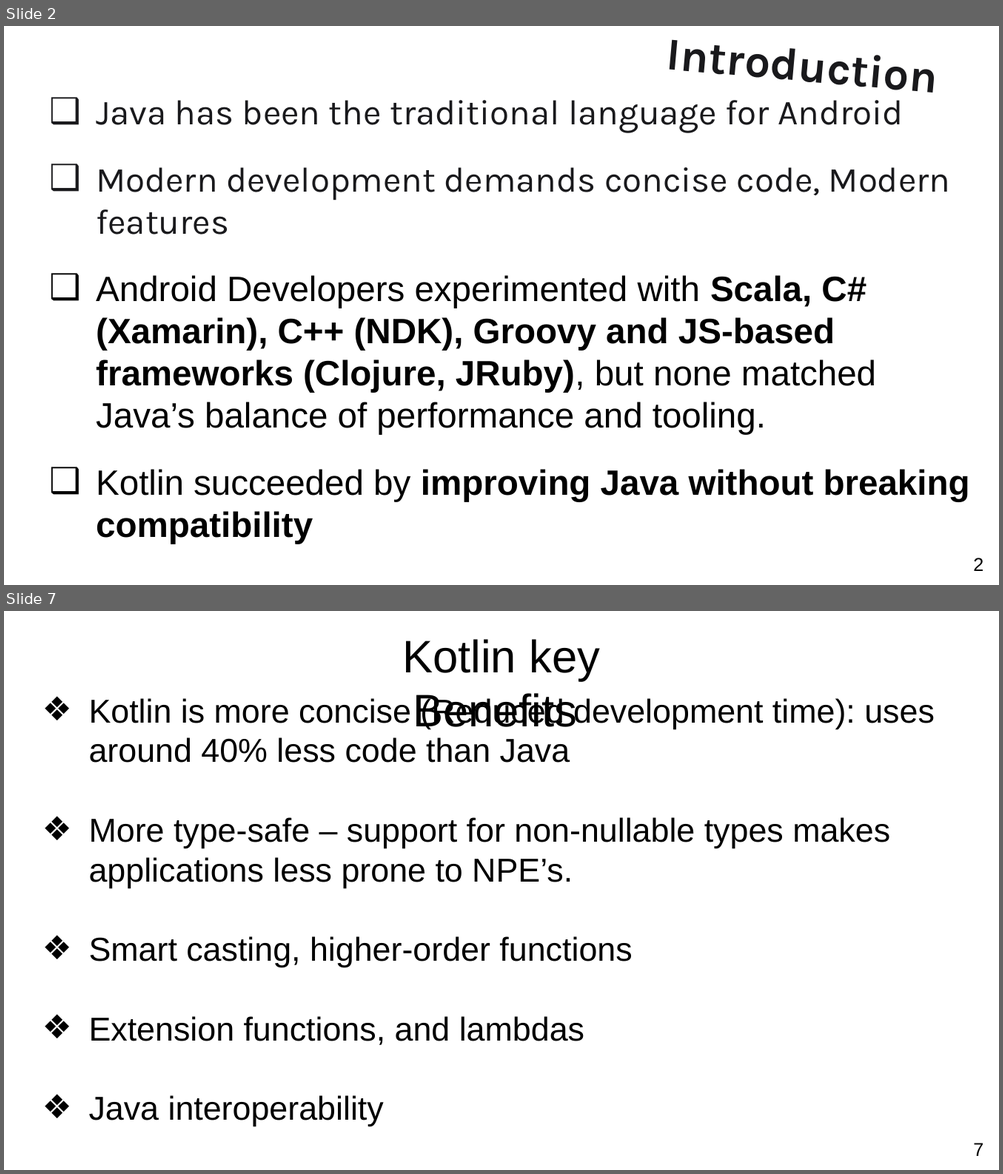
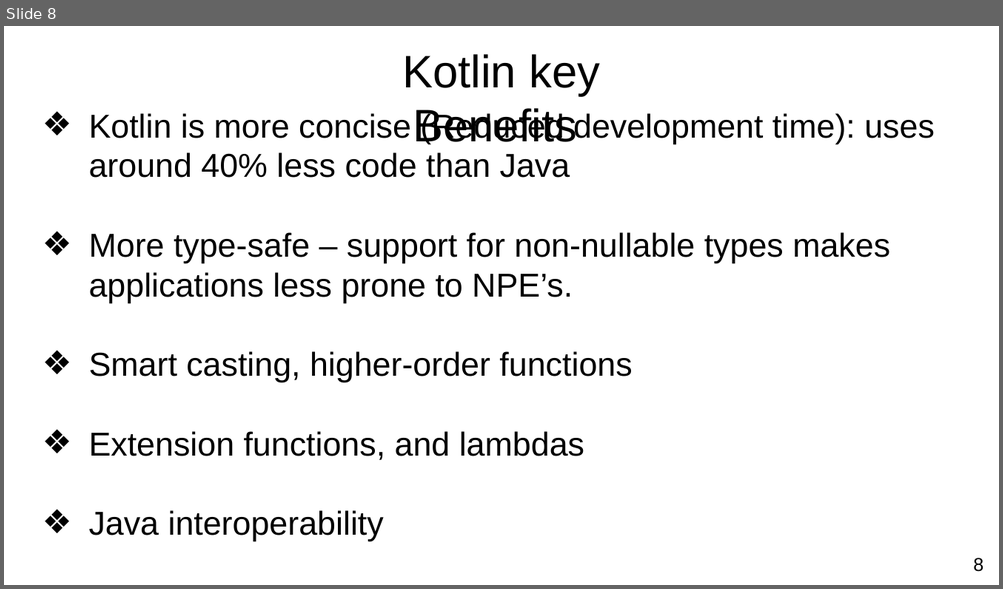
Before and after one commit to Egovictorc/dit, a slide deck: SUM_2025/Advanced_Programming/Kotlin_Java_Replacement_in_Android.pptx. Shown one above the other, each under a label of ours: slides 2 and 7 before the commit, slide 8 after it; the slides between them are not shown. The pictures are 1003x1174 and 1003x589 pixels, drawn with LibreOffice and Linux fonts; fonts in the diff are those of the drawing; background and template pictures are left out. Boxes give left, top, right and bottom in pixels: in the first picture for what was removed or moved away, otherwise in the second. Text is boxed around its words. In the diff, an @@ line names an element or a change of style, - is before the commit and + after.

```diff
--- a/SUM_2025/Advanced_Programming/Kotlin_Java_Replacement_in_Android.pptx
+++ b/SUM_2025/Advanced_Programming/Kotlin_Java_Replacement_in_Android.pptx
@@ slide 2 removed at (x1=4, y1=26, x2=999, y2=585), background picture (left out) @@
@@ text removed at (x1=666, y1=39, x2=936, y2=101) @@
-Introduction
@@ text removed at (x1=96, y1=100, x2=970, y2=544) @@
-❑ Java has been the traditional language for Android
-❑ Modern development demands concise code, Modern features
-❑ Android Developers experimented with Scala, C# (Xamarin), C++ (NDK), Groovy and JS-based frameworks (Clojure, JRuby), but none matched Java’s balance of performance and tooling.
-❑ Kotlin succeeded by improving Java without breaking compatibility
@@ text removed at (x1=509, y1=120, x2=916, y2=133) @@
-Kotlin: Java replacement in Android programming
@@ page number removed at (x1=973, y1=558, x2=983, y2=571) @@
-2
@@ what was slide 7 is now slide 8 @@
@@ page number at (x1=973, y1=558, x2=983, y2=572): text changed @@
-7
+8
```
Also in this commit, not shown: 5 slides changed, 4 slides added, 9 other files.
